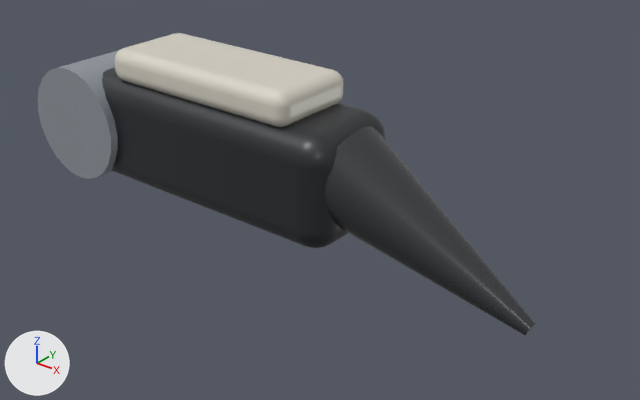
An edit to the glTF model src/raptor_description/meshes/digitigrade/left_toe_3_distal_link.glb, drawn before and after from the same camera.
The view is the same before and after, from a 50 mm camera at (0.1727, -0.1352, 0.0774) aimed at (0.0639, 0.0008, -0.007). Every picture has the same lights, and +X, +Y and +Z are marked at lower left. The picture after the commit comes second. Vertices at exactly the same position are counted once.

Objects in the first picture: 'left_toe_3_distal_link'.
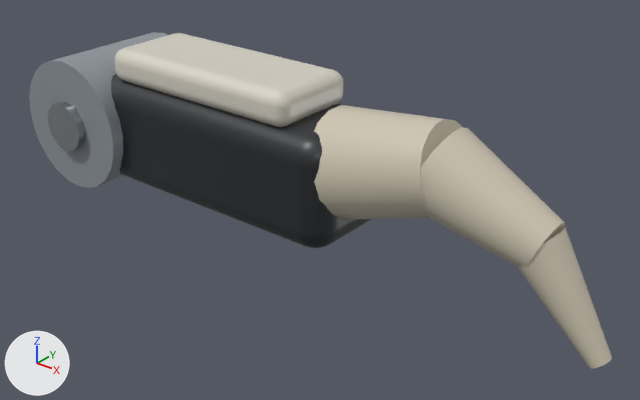
Where the change shows, as pixel boxes (x1, y1, x2, y2) in the pictures (640 x 400 px; the box of a moved part takes in the faces that stretch with it):
'left_toe_3_distal_link', reshaped (17% wider, 11% taller)
    before: (38, 33, 535, 336)
    after: (29, 32, 612, 369)
part 1 of me_left_toe_3_distal_link, rebuilt (29% narrower, 45% shorter)
    before: (325, 127, 535, 336)
    after: (314, 105, 463, 220)
part 2 of me_left_toe_3_distal_link, added
    after: (420, 128, 565, 267)
part 3 of me_left_toe_3_distal_link, added
    after: (517, 226, 612, 369)
part 4 of me_left_toe_3_distal_link, added
    after: (48, 102, 86, 151)
part 5 of me_left_toe_3_distal_link, moved or reshaped
    before: (38, 50, 119, 179)
    after: (29, 32, 168, 188)

Diff of the bpy script that builds the scene:
```diff
--- a/src/raptor_description/meshes/digitigrade/left_toe_3_distal_link.glb.py
+++ b/src/raptor_description/meshes/digitigrade/left_toe_3_distal_link.glb.py
@@ mat_claw_polymer_left_toe_3_distal_link__claw_0__molded_polymer @@
+mat_claw_polymer_left_toe_3_distal_link__claw_0__molded_polymer = bpy.data.materials.new('claw polymer left_toe_3_distal_link__claw_0 [molded-polymer]')
+# colours: pale yellow #cfc6b2
+# uses the picture img_image_15
@@ mat_claw_polymer_left_toe_3_distal_link__claw_2__molded_polymer @@
+mat_claw_polymer_left_toe_3_distal_link__claw_2__molded_polymer = bpy.data.materials.new('claw polymer left_toe_3_distal_link__claw_2 [molded-polymer]')
+# colours: pale yellow #cfc6b2
+# uses the picture img_image_15
@@ mat_polished_pin_left_toe_3_distal_link__knuckle_pin__polished_metal @@
+mat_polished_pin_left_toe_3_distal_link__knuckle_pin__polished_metal = bpy.data.materials.new('polished pin left_toe_3_distal_link__knuckle_pin [polished-metal]')
+# colours: light grey #b8bdc2
+# uses the picture img_image_4
@@ mat_claw_polymer_left_toe_3_distal_link__claw_1__molded_polymer @@
+mat_claw_polymer_left_toe_3_distal_link__claw_1__molded_polymer = bpy.data.materials.new('claw polymer left_toe_3_distal_link__claw_1 [molded-polymer]')
+# colours: pale yellow #cfc6b2
+# uses the picture img_image_15
@@ me_left_toe_3_distal_link @@
-me_left_toe_3_distal_link.from_pydata(...)  # 788 vertices, 1560 faces; spans x -0.014..0.1164, y -0.015..0.015, z -0.0198..0.02
+me_left_toe_3_distal_link.from_pydata(...)  # 872 vertices, 1716 faces; spans x -0.016..0.1315, y -0.018..0.018, z -0.0208..0.02
+# me_left_toe_3_distal_link part 1: the loose piece of 122 vertices spanning x 0.0657..0.1164, y -0.011..0.011, z -0.0198..0.0124 is rebuilt with 56 vertices and now spans x 0.0684..0.0974, y -0.012..0.012, z -0.0075..0.0185, in mat_claw_polymer_left_toe_3_distal_link__claw_0__molded_polymer
+# me_left_toe_3_distal_link part 2: a new loose piece of 56 vertices spanning x 0.09..0.1187, y -0.0094..0.0094, z -0.0054..0.0176, in mat_claw_polymer_left_toe_3_distal_link__claw_1__molded_polymer
+# me_left_toe_3_distal_link part 3: a new loose piece of 56 vertices spanning x 0.1104..0.1315, y -0.0056..0.0056, z -0.0208..0.0038, in mat_claw_polymer_left_toe_3_distal_link__claw_2__molded_polymer
+# me_left_toe_3_distal_link part 4: a new loose piece of 38 vertices spanning x -0.006..0.006, y -0.018..0.018, z -0.006..0.006, in mat_polished_pin_left_toe_3_distal_link__knuckle_pin__polished_metal
+# me_left_toe_3_distal_link part 5
+# 74 vertices move from x -0.014..0.014, y -0.015..0.015, z -0.014..0.014 to x -0.016..0.016, y -0.016..0.016, z -0.016..0.016
 me_left_toe_3_distal_link.materials.append(mat_anodized_frame_left_toe_3_distal_link__segment__anodized_metal)
@@ me_left_toe_3_distal_link @@
 me_left_toe_3_distal_link.materials.append(mat_brushed_actuator_left_toe_3_distal_link__hinge__brushed_metal)
-me_left_toe_3_distal_link.materials.append(mat_claw_polymer_left_toe_3_distal_link__claw__molded_polymer)
+me_left_toe_3_distal_link.materials.append(mat_polished_pin_left_toe_3_distal_link__knuckle_pin__polished_metal)
+me_left_toe_3_distal_link.materials.append(mat_claw_polymer_left_toe_3_distal_link__claw_0__molded_polymer)
+me_left_toe_3_distal_link.materials.append(mat_claw_polymer_left_toe_3_distal_link__claw_1__molded_polymer)
+me_left_toe_3_distal_link.materials.append(mat_claw_polymer_left_toe_3_distal_link__claw_2__molded_polymer)
```
